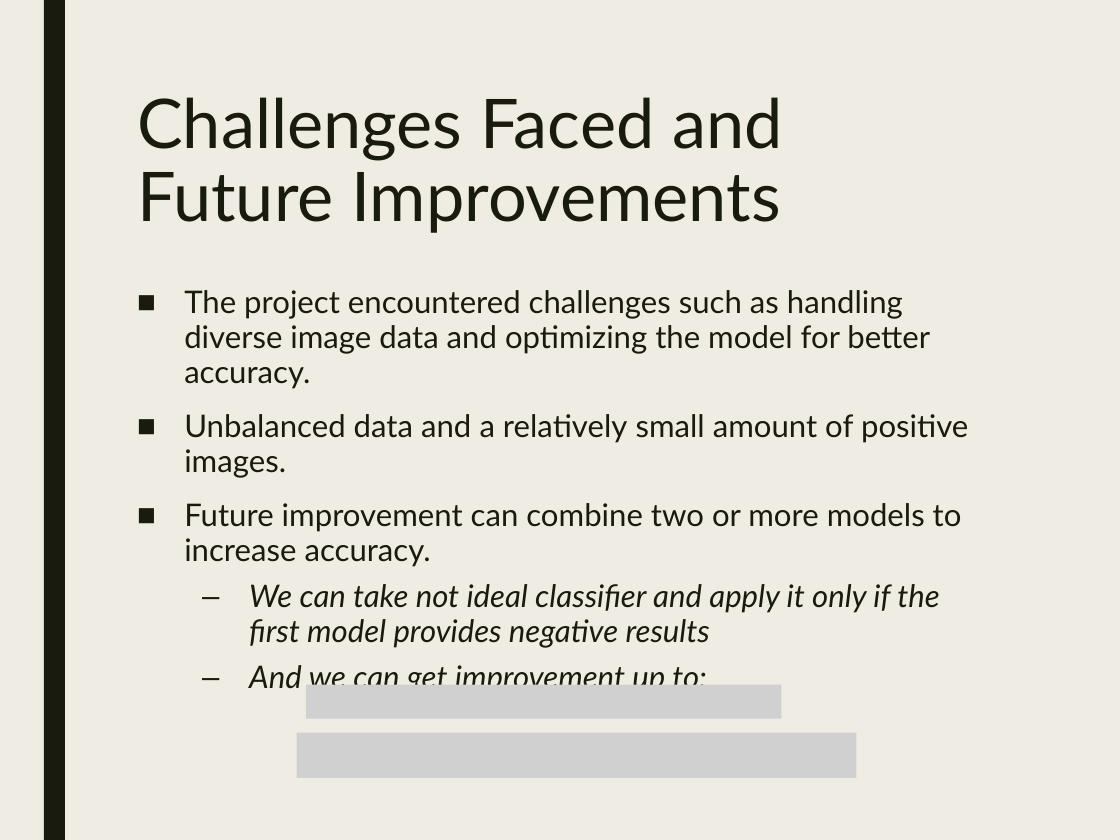
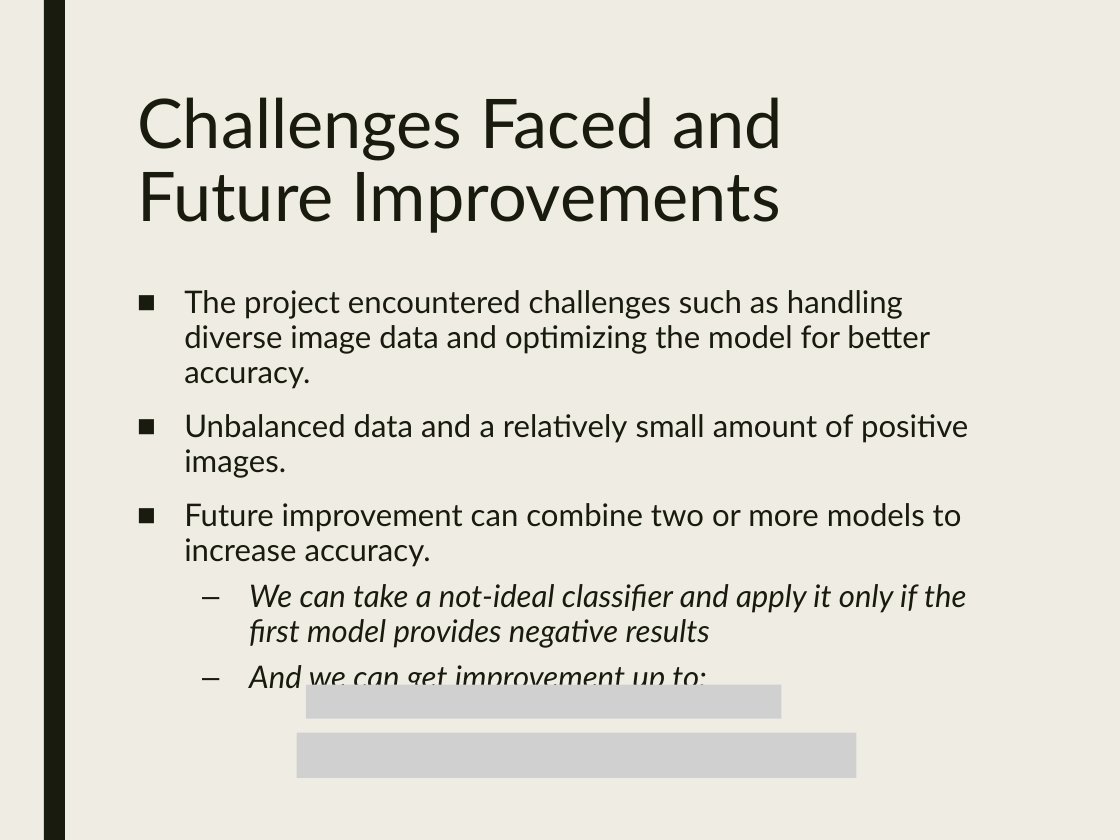
Before and after one commit to ZviSteinOpt/face_recognition, a slide deck: slide 10 of Face_Recognition_Presentationpptx.pptx. Drawn at 1120x840 pixels with LibreOffice and Linux fonts; fonts in the diff are those of the drawing; grey boxes stand for pictures. Boxes give left, top, right and bottom in pixels: in the first picture for what was removed or moved away, otherwise in the second. Text is boxed around its words. In the diff, an @@ line names an element or a change of style, - is before the commit and + after.

```diff
--- a/Face_Recognition_Presentationpptx.pptx
+++ b/Face_Recognition_Presentationpptx.pptx
@@ text at [249,584,966,648]: text changed @@
-  – We can take not ideal classifier and apply it only if the first model provides negative results
+  – We can take a not-ideal classifier and apply it only if the first model provides negative results
```
